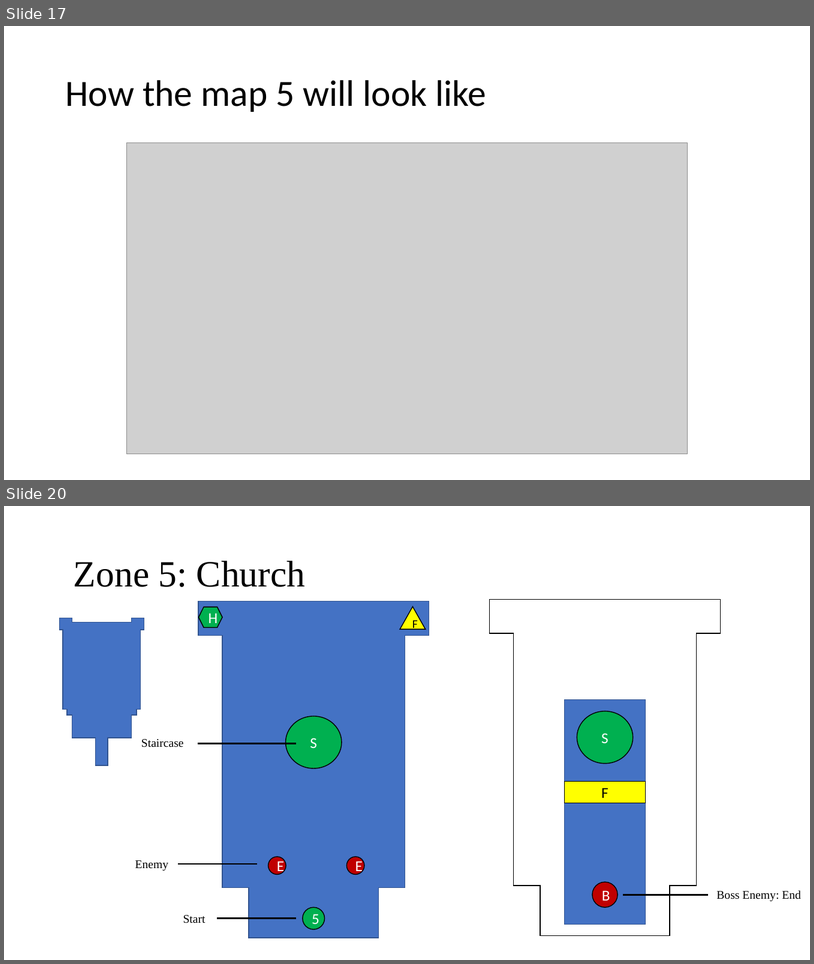
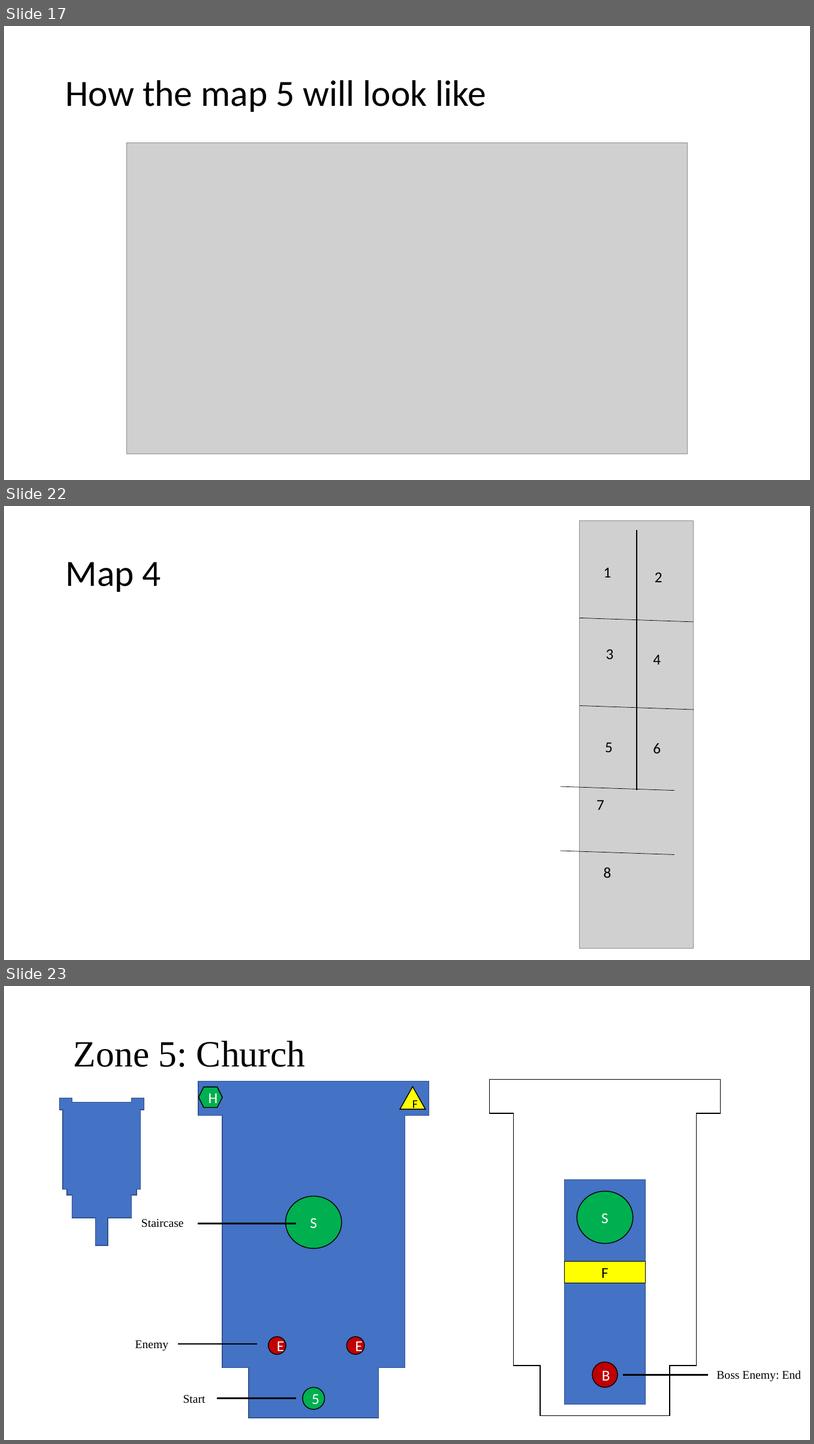
Before and after one commit to PlaceholderGames/2020-yr1-group-6, a slide deck: Graphics/Map/Eldritch Horror Zone Layouts.pptx. Shown one above the other, each under a label of ours: slides 17 and 20 before the commit, slides 17, 22 and 23 after it; the slides between them are not shown. The pictures are 814x964 and 814x1444 pixels, drawn with LibreOffice and Linux fonts; fonts in the diff are those of the drawing; grey boxes stand for pictures. Boxes give left, top, right and bottom in pixels: in the first picture for what was removed or moved away, otherwise in the second. Text is boxed around its words. In the diff, an @@ line names an element or a change of style, - is before the commit and + after.

```diff
--- a/Graphics/Map/Eldritch Horror Zone Layouts.pptx
+++ b/Graphics/Map/Eldritch Horror Zone Layouts.pptx
@@ slide 22 added at [4,506,810,960], background #FFFFFF @@
@@ picture added at [580,520,694,948] @@
@@ line added from (638, 530) to (638, 790), #000000 1 pt @@
@@ title added at [65,562,161,592], 44 pt, text #000000 @@
+Map 4
@@ text added at [604,567,612,577], 18 pt, text #000000 @@
+1
@@ text added at [655,572,663,582], 18 pt, text #000000 @@
+2
@@ line added from (580, 618) to (693, 622), #000000 0.5 pt @@
@@ text added at [606,649,614,659], 18 pt, text #000000 @@
+3
@@ text added at [653,655,661,664], 18 pt, text #000000 @@
+4
@@ line added from (581, 706) to (694, 709), #000000 0.5 pt @@
@@ text added at [605,742,613,752], 18 pt, text #000000 @@
+5
@@ text added at [653,743,661,753], 18 pt, text #000000 @@
+6
@@ line added from (561, 786) to (675, 790), #000000 0.5 pt @@
@@ text added at [597,800,605,810], 18 pt, text #000000 @@
+7
@@ line added from (561, 850) to (675, 855), #000000 0.5 pt @@
@@ text added at [604,867,612,877], 18 pt, text #000000 @@
+8
@@ what was slide 20 is now slide 23 @@
```
Also in this commit, not shown: 1 slide changed, 3 other slides added, 1 slide removed, 34 other files.
